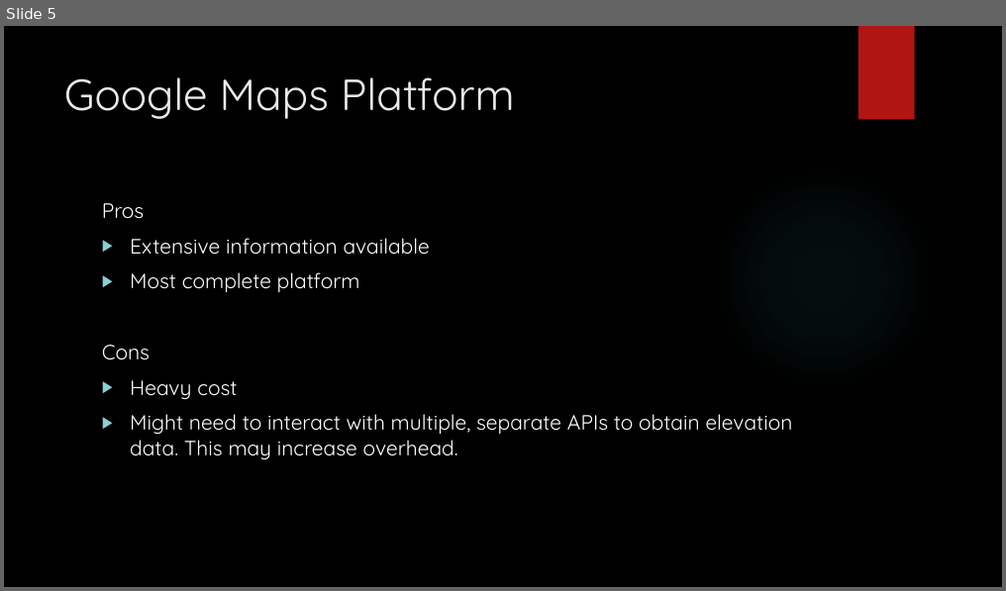
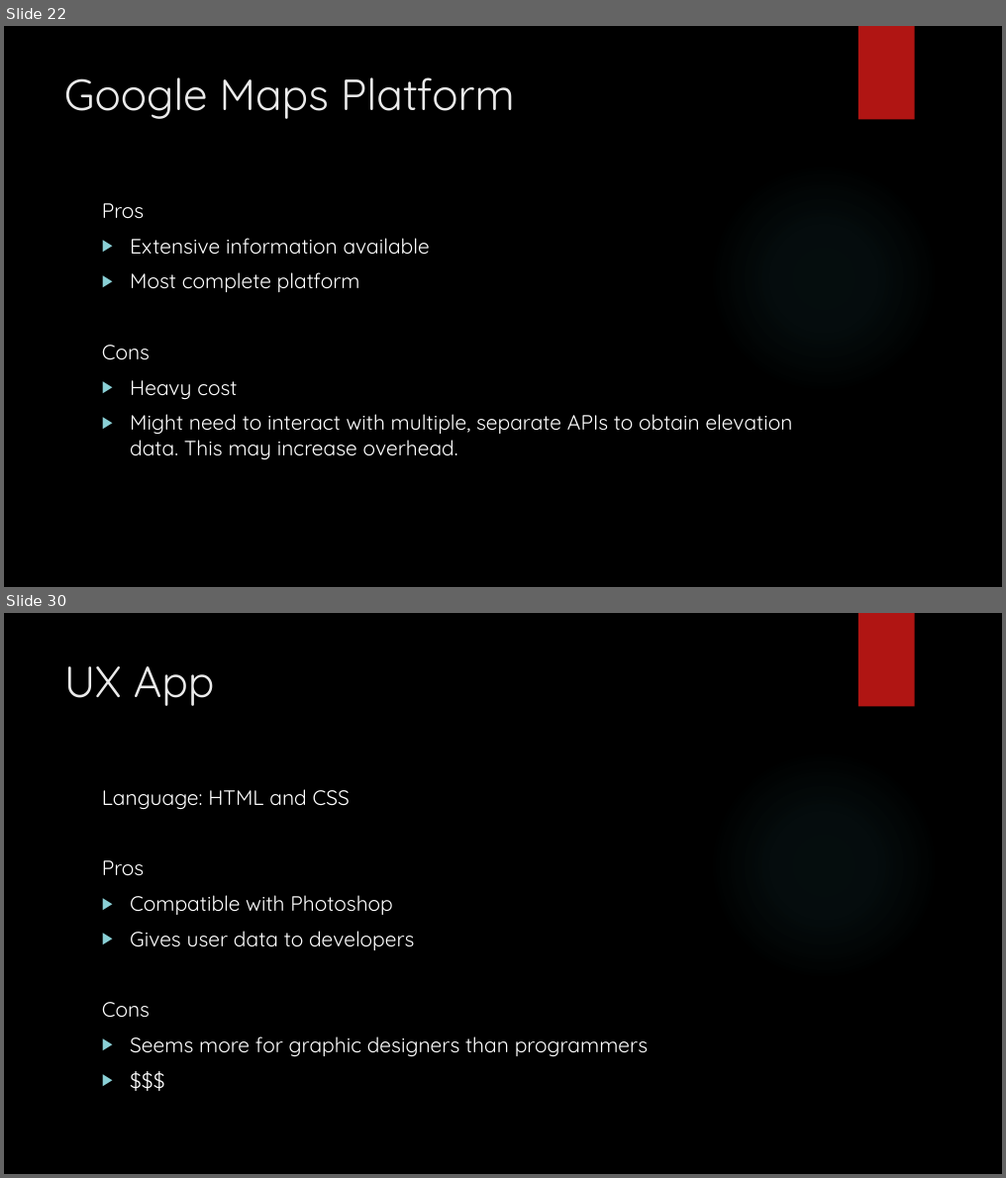
Before and after one commit to junmin-yee/Landmarked, a slide deck: Technology Presentation.pptx. Shown one above the other, each under a label of ours: slide 5 before the commit, slides 22 and 30 after it; the slides between them are not shown. The pictures are 1006x591 and 1006x1178 pixels, drawn with LibreOffice and Linux fonts; fonts in the diff are those of the drawing; background and template pictures are left out. Boxes give left, top, right and bottom in pixels: in the first picture for what was removed or moved away, otherwise in the second. Text is boxed around its words. In the diff, an @@ line names an element or a change of style, - is before the commit and + after.

```diff
--- a/Technology Presentation.pptx
+++ b/Technology Presentation.pptx
@@ slide 30 added at [4,613,1002,1174], background picture (left out); not listed: 2 template elements that a slide beside it also shows @@
@@ title added at [64,666,215,706], 42 pt, text #EBEBEB @@
+UX App
@@ text added at [102,789,648,1058], 20 pt, text #FFFFFF @@
+Language: HTML and CSS
+Pros
+▶ Compatible with Photoshop
+▶ Gives user data to developers
+Cons
+▶ Seems more for graphic designers than programmers
+▶ $$$
@@ what was slide 5 is now slide 22 @@
```
Also in this commit, not shown: 5 slides changed, 8 other slides added, 18 slides removed.
